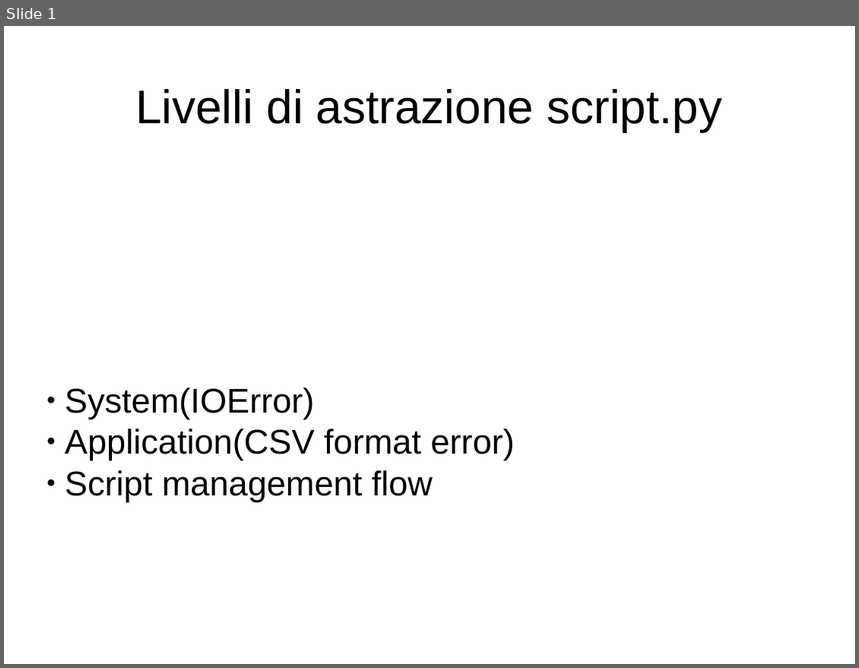
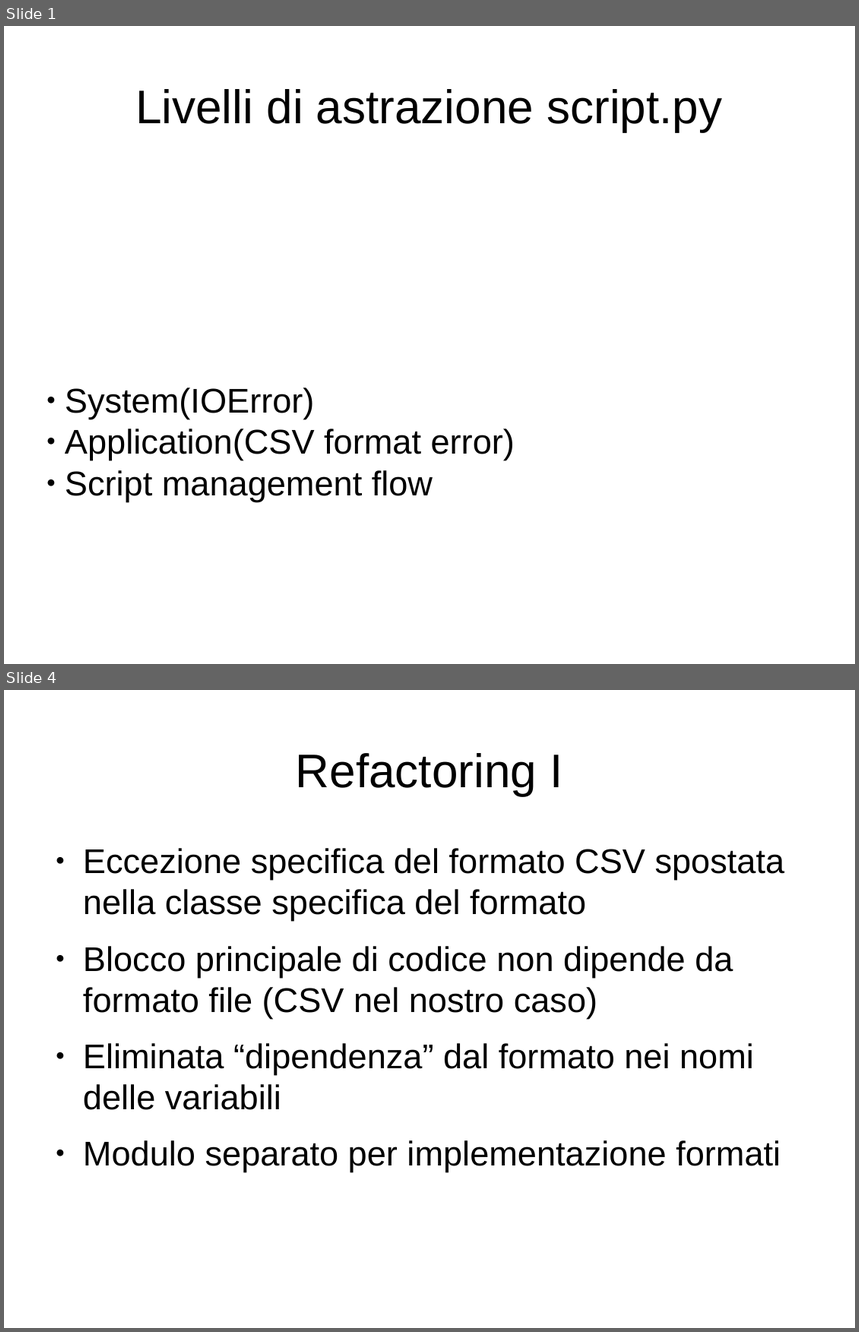
Before and after one commit to nicolacammillini/spacedys-batch, a slide deck: docs/slides-batch.odp. Shown one above the other, each under a label of ours: slide 1 before the commit, slides 1 and 4 after it; the slides between them are not shown. The pictures are 859x668 and 859x1332 pixels, drawn with LibreOffice and Linux fonts; fonts in the diff are those of the drawing. Boxes give left, top, right and bottom in pixels: in the first picture for what was removed or moved away, otherwise in the second. Text is boxed around its words. In the diff, an @@ line names an element or a change of style, - is before the commit and + after.

```diff
--- a/docs/slides-batch.odp
+++ b/docs/slides-batch.odp
@@ slide 4 added at [4, 690, 855, 1328], background #FFFFFF @@
@@ title added at [296, 753, 563, 796], 44 pt, text #000000 @@
+Refactoring I
@@ text added at [83, 848, 785, 1173], 32 pt, text #000000 @@
+● Eccezione specifica del formato CSV spostata nella classe specifica del formato
+● Blocco principale di codice non dipende da formato file (CSV nel nostro caso)
+● Eliminata “dipendenza” dal formato nei nomi delle variabili
+● Modulo separato per implementazione formati
```
Also in this commit, not shown: 2 slides changed, 8 other slides added.
